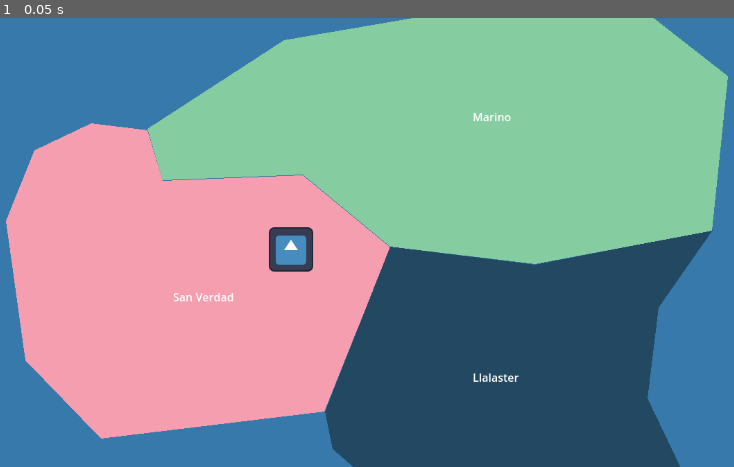
Above: before the commit, frame 1.
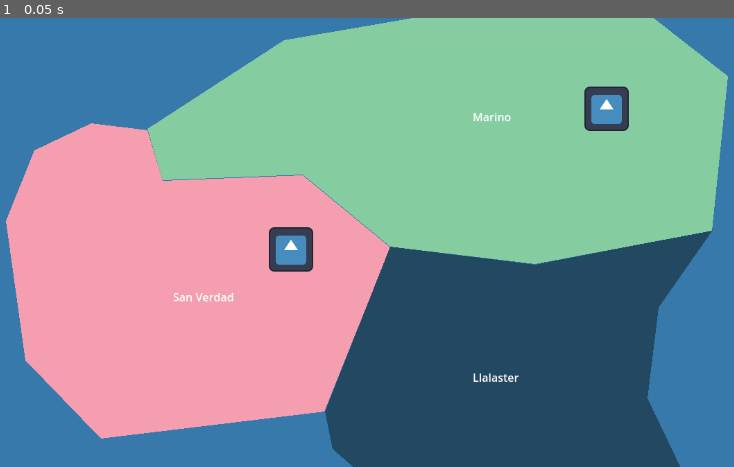
Above: after the commit, the same moment.

Repository: Nordtwig/of-war-and-profit
Game: Godot game, scene res://main.tscn
The game is run twice, just before and just after one commit, with the same random seed, the same clock (stepped at 60 frames per second) and the same inputs. The engine's default icon, where the game draws it, is replaced by a stand-in: a white triangle on a blue panel in a dark square.
Inputs:
- Up to frame 1 (0.05 s): no input

The runs differ from the first frame. In frame 1, 0.6% of the frame differs, in the area x 79-86%, y 15-26%.

Commit message:
set up agent script

Diff:
--- /dev/null
+++ b/Agent.gd
@@ -0,0 +1,4 @@
+extends Sprite2D
+
+func _ready() -> void:
+    print("I'm an agent")
--- a/main.tscn
+++ b/main.tscn
@@ -1,7 +1,8 @@
-[gd_scene load_steps=3 format=3 uid="uid://b86dsc33vfjq7"]
+[gd_scene load_steps=4 format=3 uid="uid://b86dsc33vfjq7"]
 
 [ext_resource type="PackedScene" uid="uid://3c4jmh1evowq" path="res://province.tscn" id="1_7xi1l"]
 [ext_resource type="Texture2D" uid="uid://wo2yklyeyt7c" path="res://icon.svg" id="2_iehi4"]
+[ext_resource type="Script" path="res://Agent.gd" id="3_yoi50"]
 
 [node name="Main" type="Node2D"]
 
@@ -51,6 +52,12 @@
 position = Vector2(434, 334)
 scale = Vector2(0.5, 0.5)
 texture = ExtResource("2_iehi4")
+script = ExtResource("3_yoi50")
+
+[node name="Agent2" type="Sprite2D" parent="."]
+position = Vector2(889, 131)
+scale = Vector2(0.5, 0.5)
+texture = ExtResource("2_iehi4")
 
 [editable path="Province"]
 [editable path="Province3"]
